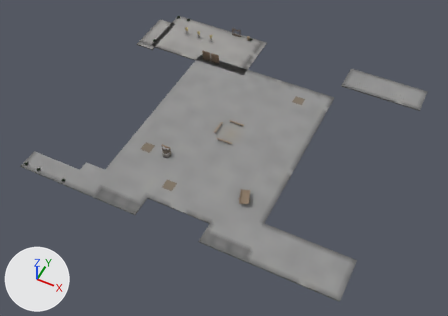
What one commit did to the glTF model assets/level/garrison/courtyard.glb.
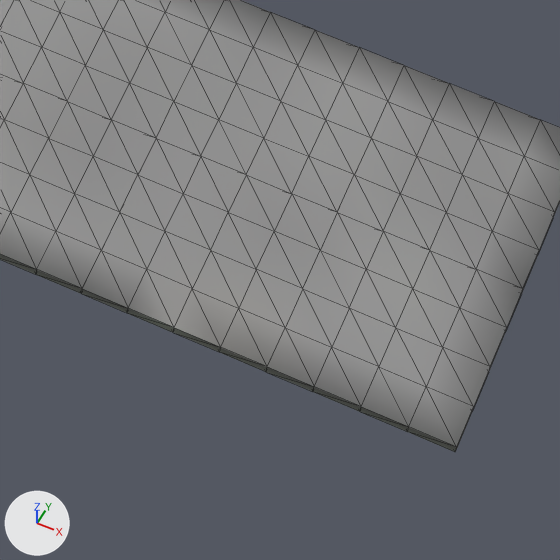
The first picture shows the older version from a 50 mm lens placed at (35.1, -74.9, 83.6), pointed at (0.3, -5.4, -3.3). The close-ups show the older and then the newer version on the part from 62% to 79% of the width and 77% to 100% of the height of that picture. Only the edits that show in the close-ups are written down. Every picture has the same lights, and +X, +Y and +Z are marked at lower left. The close-ups show mesh edges as thin lines. Where no turn or scale is listed for an object, it has been applied to the vertices.

Objects in the first close-up: 'floor_cobble_4.073', 'floor_cobble_4.074', 'floor_cobble_4.075', 'floor_cobble_4.077', 'floor_cobble_4.078', 'floor_cobble_4.079' and 1 more.
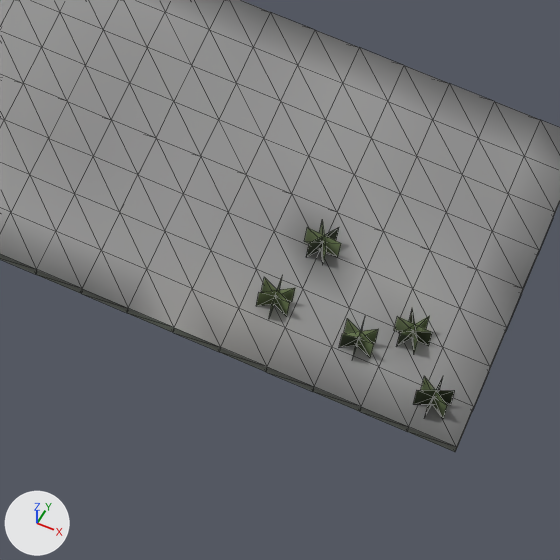
The change, as JSON lines over the scene's bpy script:
```json
{"op": "add", "block": "mat_grass_blades", "code": ["mat_grass_blades = bpy.data.materials.new('grass_blades')", "# nodes: BsdfPrincipled, Mix, OutputMaterial, VertexColor", "# colours: green #93a473, mixed with the vertex colours"]}
{"op": "add", "block": "me_kit_grass_tuft_188", "code": ["me_kit_grass_tuft_188 = bpy.data.meshes.new('kit_grass_tuft.188')", "me_kit_grass_tuft_188.from_pydata(...)  # 12 vertices, 12 faces; spans x -0.337..0.337, y -0.374..0.374, z 0.0..0.55", "me_kit_grass_tuft_188.materials.append(mat_grass_blades)"]}
{"op": "add", "block": "me_kit_grass_tuft_187", "code": ["me_kit_grass_tuft_187 = bpy.data.meshes.new('kit_grass_tuft.187')", "me_kit_grass_tuft_187.from_pydata(...)  # 12 vertices, 12 faces; spans x -0.374..0.374, y -0.335..0.335, z 0.0..0.55", "me_kit_grass_tuft_187.materials.append(mat_grass_blades)"]}
{"op": "add", "block": "me_kit_grass_tuft_186", "code": ["me_kit_grass_tuft_186 = bpy.data.meshes.new('kit_grass_tuft.186')", "me_kit_grass_tuft_186.from_pydata(...)  # 12 vertices, 12 faces; spans x -0.337..0.337, y -0.374..0.374, z 0.0..0.55", "me_kit_grass_tuft_186.materials.append(mat_grass_blades)"]}
{"op": "add", "block": "me_kit_grass_tuft_185", "code": ["me_kit_grass_tuft_185 = bpy.data.meshes.new('kit_grass_tuft.185')", "me_kit_grass_tuft_185.from_pydata(...)  # 12 vertices, 12 faces; spans x -0.34..0.34, y -0.374..0.374, z 0.0..0.55", "me_kit_grass_tuft_185.materials.append(mat_grass_blades)"]}
{"op": "add", "block": "me_kit_grass_tuft_184", "code": ["me_kit_grass_tuft_184 = bpy.data.meshes.new('kit_grass_tuft.184')", "me_kit_grass_tuft_184.from_pydata(...)  # 12 vertices, 12 faces; spans x -0.375..0.375, y -0.331..0.331, z 0.0..0.55", "me_kit_grass_tuft_184.materials.append(mat_grass_blades)"]}
{"op": "add", "block": "ob_grass_tuft_189", "code": ["ob_grass_tuft_189 = bpy.data.objects.new('grass_tuft.189', me_kit_grass_tuft_188)", "ob_grass_tuft_189.location = (29.24, -25.32, 0.0)"]}
{"op": "add", "block": "ob_grass_tuft_188", "code": ["ob_grass_tuft_188 = bpy.data.objects.new('grass_tuft.188', me_kit_grass_tuft_187)", "ob_grass_tuft_188.location = (26.01, -22.97, 0.0)"]}
{"op": "add", "block": "ob_grass_tuft_187", "code": ["ob_grass_tuft_187 = bpy.data.objects.new('grass_tuft.187', me_kit_grass_tuft_186)", "ob_grass_tuft_187.location = (25.61, -24.59, 0.0)"]}
{"op": "add", "block": "ob_grass_tuft_186", "code": ["ob_grass_tuft_186 = bpy.data.objects.new('grass_tuft.186', me_kit_grass_tuft_185)", "ob_grass_tuft_186.location = (27.44, -24.73, 0.0)"]}
{"op": "add", "block": "ob_grass_tuft_185", "code": ["ob_grass_tuft_185 = bpy.data.objects.new('grass_tuft.185', me_kit_grass_tuft_184)", "ob_grass_tuft_185.location = (28.36, -24.09, 0.0)"]}
```

Where the change shows, as pixel boxes (x1, y1, x2, y2) in the close-ups (560 x 560 px):
```json
{"object": "grass_tuft.185", "change": "added", "after": [394, 309, 432, 352]}
{"object": "grass_tuft.189", "change": "added", "after": [413, 376, 454, 418]}
{"object": "grass_tuft.188", "change": "added", "after": [304, 221, 341, 263]}
{"object": "grass_tuft.186", "change": "added", "after": [339, 319, 378, 357]}
{"object": "grass_tuft.187", "change": "added", "after": [256, 277, 295, 317], "on screen": "green"}
```
